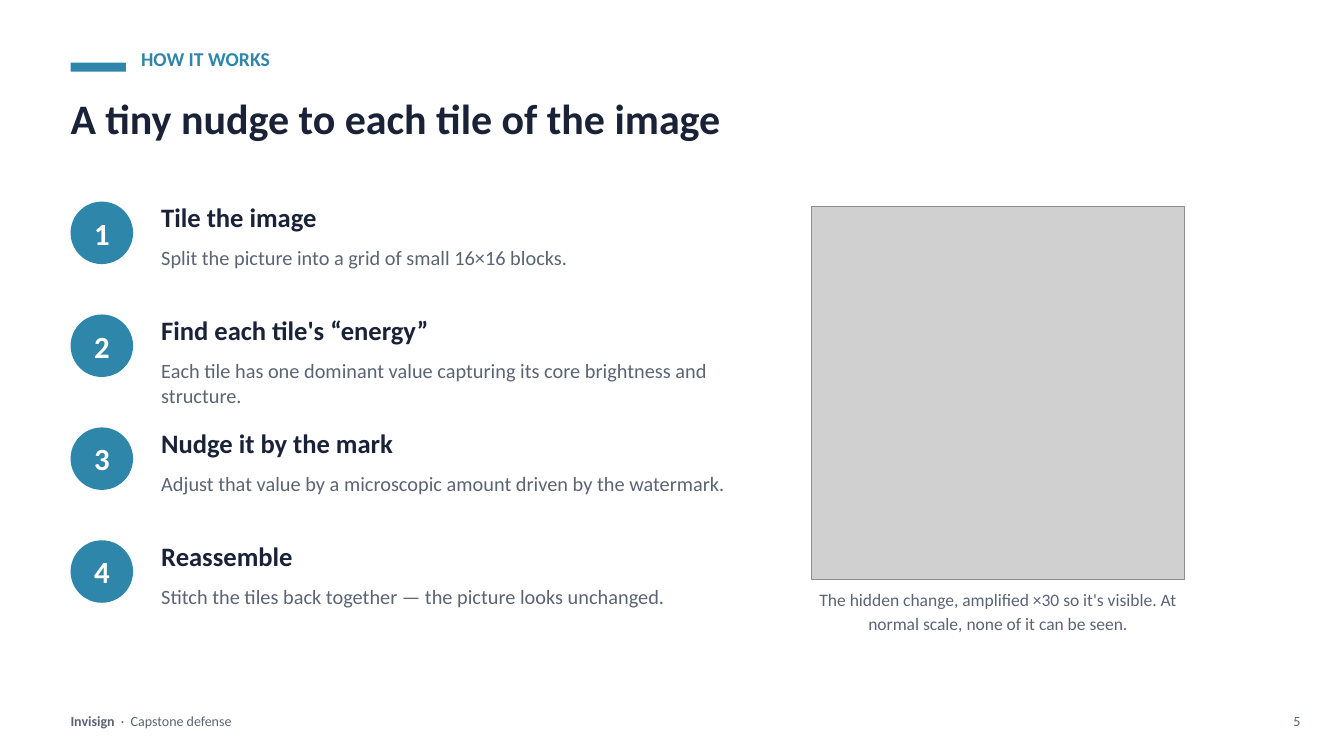
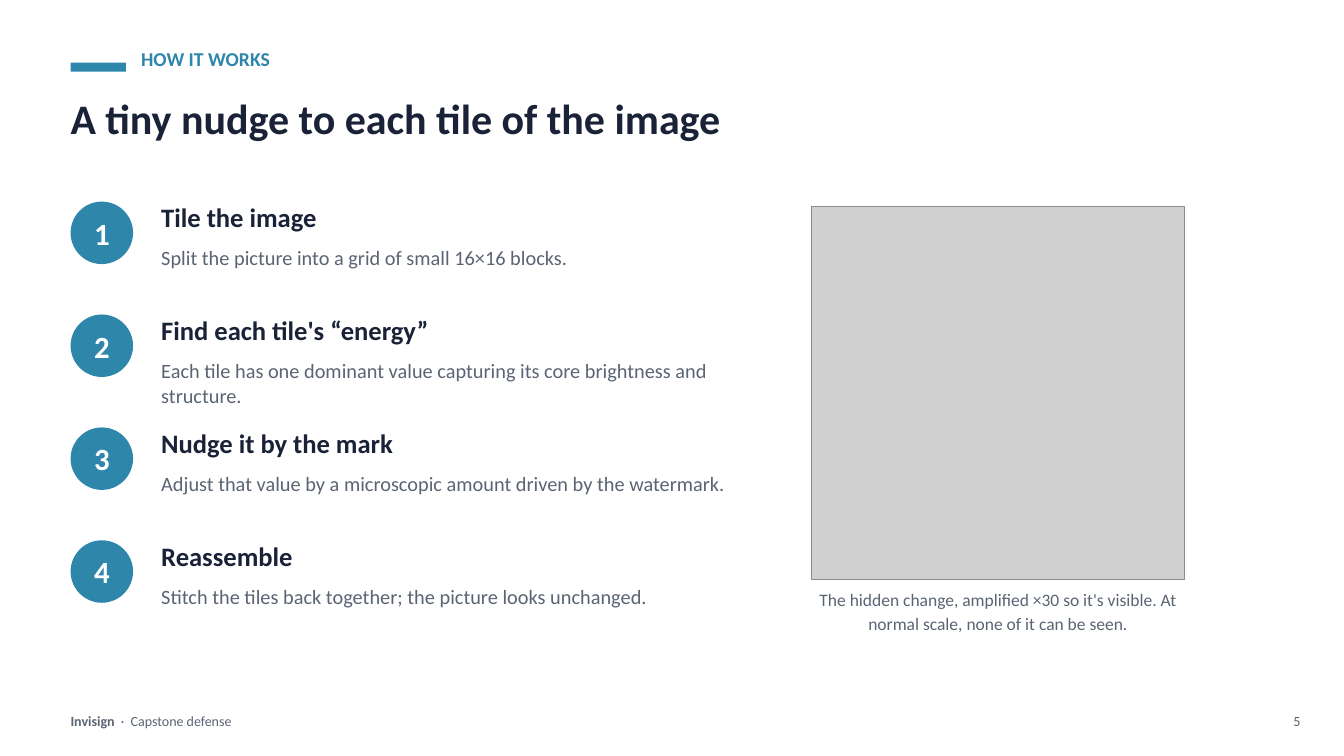
Before and after one commit to fvaldes0109/invisign, a slide deck: slide 5 of Invisign-Defense.pptx. Drawn at 1344x756 pixels with LibreOffice and Linux fonts; fonts in the diff are those of the drawing; grey boxes stand for pictures. Boxes give left, top, right and bottom in pixels: in the first picture for what was removed or moved away, otherwise in the second. Text is boxed around its words. In the diff, an @@ line names an element or a change of style, - is before the commit and + after.

```diff
--- a/Invisign-Defense.pptx
+++ b/Invisign-Defense.pptx
@@ text at [161, 590, 646, 608]: text changed @@
-Stitch the tiles back together — the picture looks unchanged.
+Stitch the tiles back together; the picture looks unchanged.
```
Also in this commit, not shown: 11 other slides changed, 4 other files.
